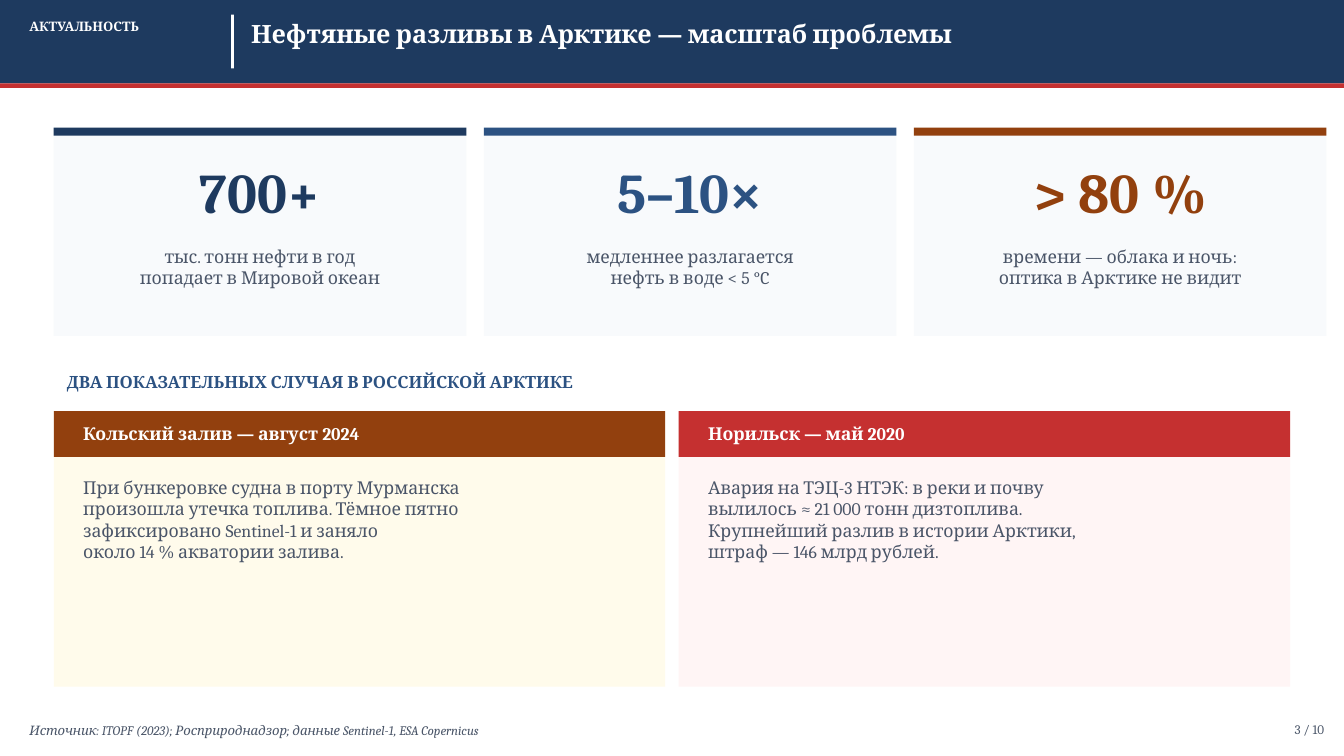
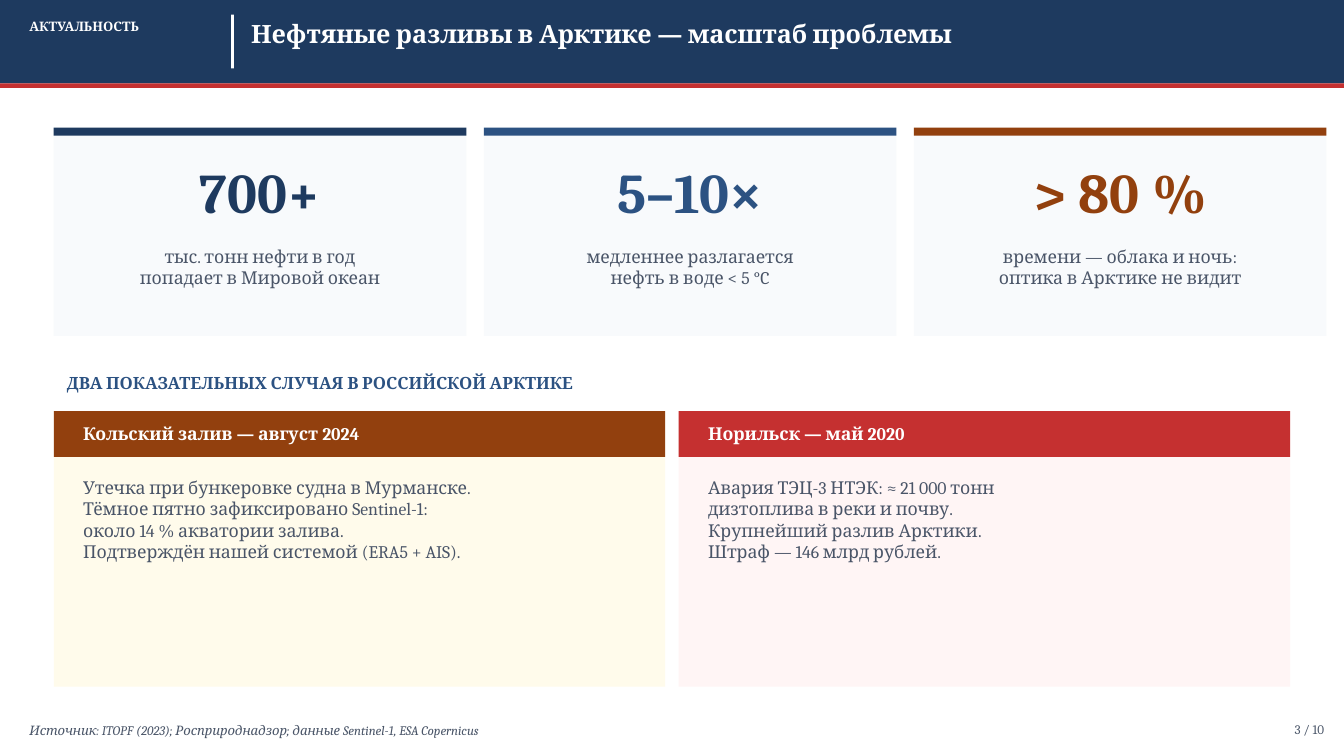
Before and after one commit to Confucius-hub/spbu_db_hw, a slide deck: slide 3 of thesis/presentation/Презентация_ВКР_2026.pptx. Drawn at 1344x756 pixels with LibreOffice and Linux fonts; fonts in the diff are those of the drawing. Boxes give left, top, right and bottom in pixels: in the first picture for what was removed or moved away, otherwise in the second. Text is boxed around its words. In the diff, an @@ line names an element or a change of style, - is before the commit and + after.

```diff
--- a/thesis/presentation/Презентация_ВКР_2026.pptx
+++ b/thesis/presentation/Презентация_ВКР_2026.pptx
@@ text at bbox=[83, 480, 467, 520]: text changed @@
-При бункеровке судна в порту Мурманска
-произошла утечка топлива. Тёмное пятно
-зафиксировано Sentinel-1 и заняло
+Утечка при бункеровке судна в Мурманске.
+Тёмное пятно зафиксировано Sentinel-1:
@@ text at bbox=[708, 481, 994, 563]: text changed @@
-Авария на ТЭЦ-3 НТЭК: в реки и почву
-вылилось ≈ 21 000 тонн дизтоплива.
-Крупнейший разлив в истории Арктики,
-штраф — 146 млрд рублей.
+Авария ТЭЦ-3 НТЭК: ≈ 21 000 тонн
+дизтоплива в реки и почву.
+Крупнейший разлив Арктики.
+Штраф — 146 млрд рублей.
@@ text at bbox=[83, 545, 461, 563]: paragraph added @@
+Подтверждён нашей системой (ERA5 + AIS).
```
Also in this commit, not shown: 6 other slides changed, 2 slides added, 2 slides removed, 11 other files.
